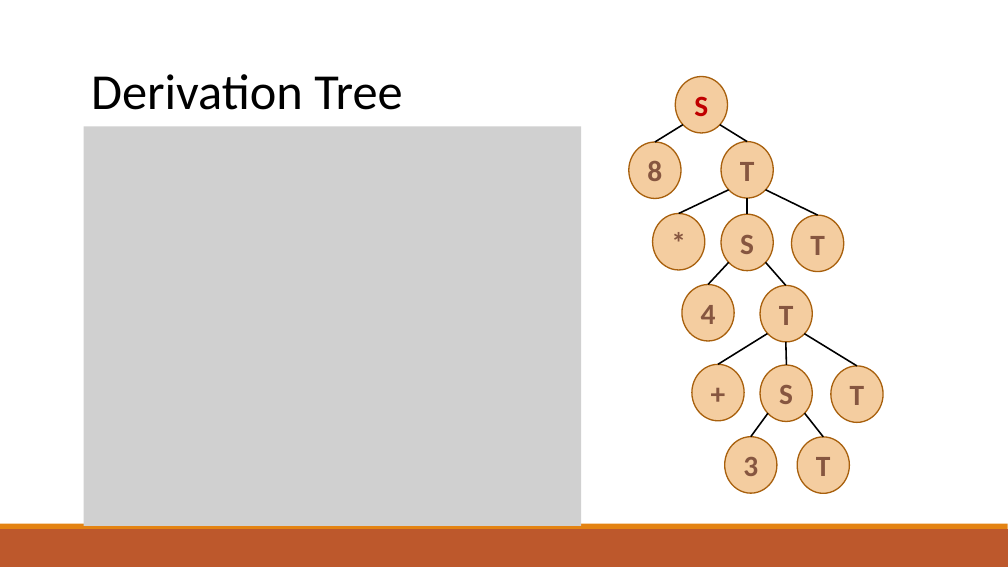
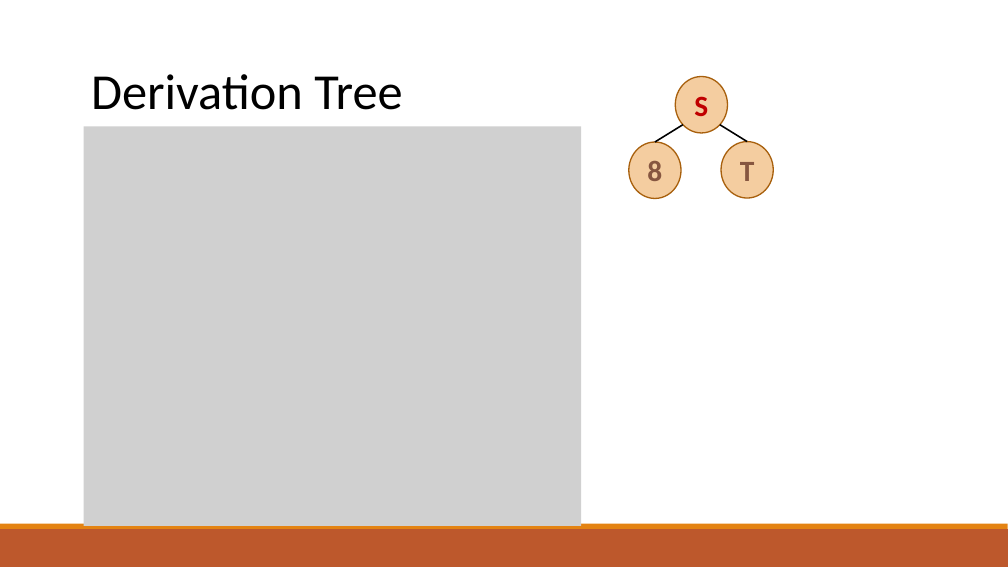
Before and after one commit to raghadzeidan/COMPILATION_TAU_FOR_STUDENTS, a slide deck: slide 50 of new_slides/top_down_parsing.pptx. Drawn at 1008x567 pixels with LibreOffice and Linux fonts; fonts in the diff are those of the drawing; grey boxes stand for pictures. Boxes give left, top, right and bottom in pixels: in the first picture for what was removed or moved away, otherwise in the second. Text is boxed around its words. In the diff, an @@ line names an element or a change of style, - is before the commit and + after.

```diff
--- a/new_slides/top_down_parsing.pptx
+++ b/new_slides/top_down_parsing.pptx
@@ line removed from (729, 190) to (679, 213) @@
@@ line removed from (747, 198) to (747, 214) @@
@@ line removed from (766, 190) to (818, 216) @@
@@ ellipse removed at [653,213,705,270] @@
-*
@@ ellipse removed at [721,214,774,271] @@
-S
@@ ellipse removed at [792,216,844,272] @@
-T
@@ line removed from (729, 262) to (709, 284) @@
@@ line removed from (766, 262) to (786, 286) @@
@@ ellipse removed at [682,284,734,341] @@
-4
@@ ellipse removed at [760,286,812,343] @@
-T
@@ line removed from (768, 333) to (718, 364) @@
@@ line removed from (786, 342) to (786, 365) @@
@@ line removed from (805, 333) to (858, 366) @@
@@ ellipse removed at [692,364,744,421] @@
-+
@@ ellipse removed at [760,365,812,422] @@
-S
@@ ellipse removed at [831,366,883,423] @@
-T
@@ line removed from (768, 414) to (751, 437) @@
@@ line removed from (805, 414) to (823, 437) @@
@@ ellipse removed at [725,437,777,494] @@
-3
@@ ellipse removed at [797,437,849,494] @@
-T
```
Also in this commit, not shown: 8 other slides changed, 1 other file.
